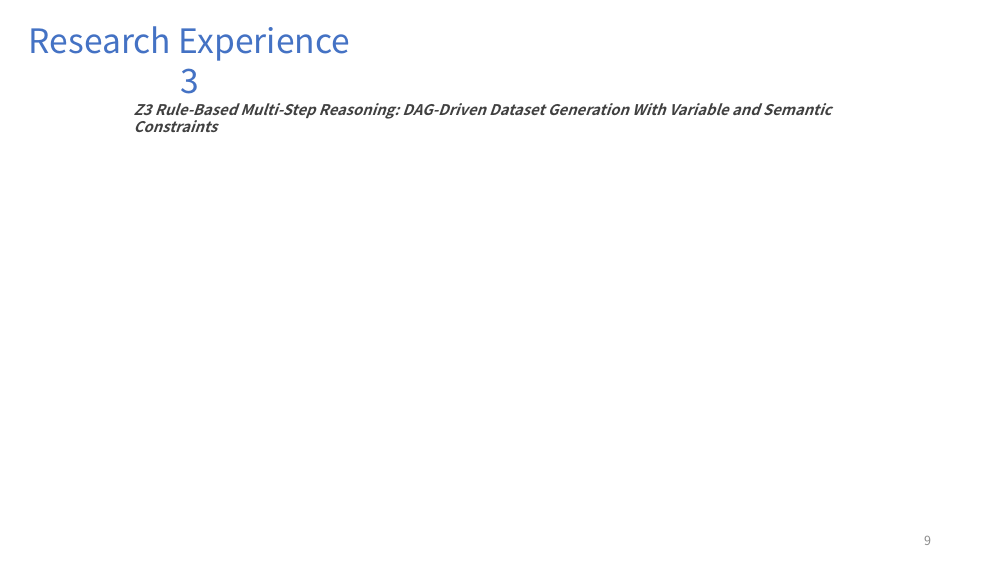
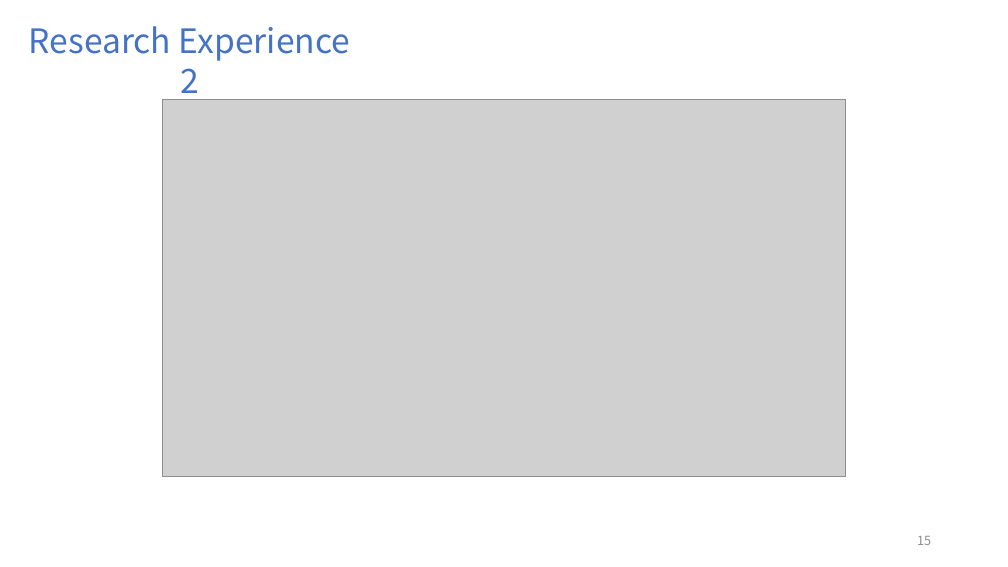
Before and after one commit to FriderickYu/Z3_Ex, a slide deck: slide 15 of Presentation.pptx (slide 9 before the commit). Drawn at 1008x567 pixels with LibreOffice and Linux fonts; fonts in the diff are those of the drawing; grey boxes stand for pictures. Boxes give left, top, right and bottom in pixels: in the first picture for what was removed or moved away, otherwise in the second. Text is boxed around its words. In the diff, an @@ line names an element or a change of style, - is before the commit and + after.

```diff
--- a/Presentation.pptx
+++ b/Presentation.pptx
@@ text at (29, 26, 350, 102): text changed @@
-Research Experience 3
+Research Experience 2
@@ text removed at (134, 103, 832, 132) @@
-Z3 Rule-Based Multi-Step Reasoning: DAG-Driven Dataset Generation With Variable and Semantic Constraints
@@ picture added at (163, 99, 845, 476) @@
@@ page number at (917, 536, 931, 545): text changed @@
-9
+15
```
Also in this commit, not shown: 7 other slides changed, 8 slides added, 4 slides removed, 1 other file.
